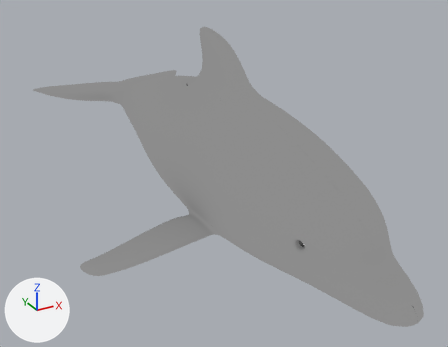
One commit to the Blender file Dolphin Game/Assets/Art Department/Dolphin/dolphin_rig.blend: the scene before it, then after it.
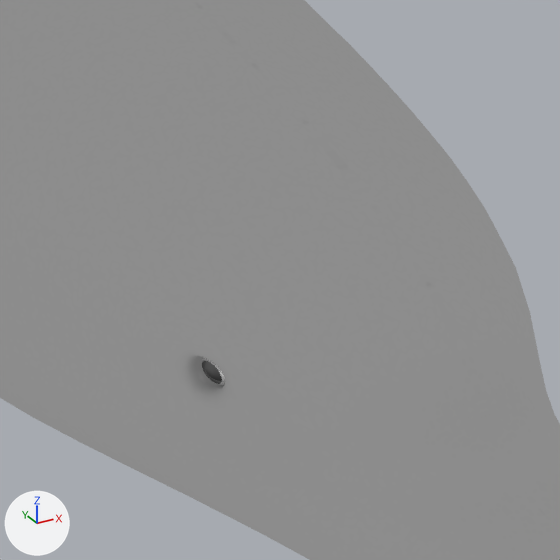
Each version appears first whole from a camera (50 mm lens) standing at (-4.39, -8.42, 3.64) and looking at (0.12, -0.23, -0.46), and next in a close-up on the part from 55% to 88% of the width and 41% to 85% of the height. Every picture has the same lights, and +X, +Y and +Z are marked at lower left.

The older version as bpy lines, for what is in view:
```python
me_cube = bpy.data.meshes.new('Cube')
me_cube.from_pydata(...)  # 289 vertices, 270 faces; spans x 0.0..2.61, y -4.73..5.15, z -1.35..1.96
me_cube.polygons.foreach_set('use_smooth', [True] * 270)
# faces by material slot: [142, 48, 80]
me_cube.materials.append(mat_haut)  # picture img_dolphin_alb_png
me_cube.materials.append(mat_eye_innen)
me_cube.materials.append(mat_eye_aussen)  # white #e7e7e7
ob_delphin = bpy.data.objects.new('Delphin', me_cube)
ob_delphin.location = (0.0, 0.0, 0.0)
_m = ob_delphin.modifiers.new('Mirror', 'MIRROR')
_m.use_clip = True
_m = ob_delphin.modifiers.new('Subsurf', 'SUBSURF')
_m.levels = 3
_m.render_levels = 3
```
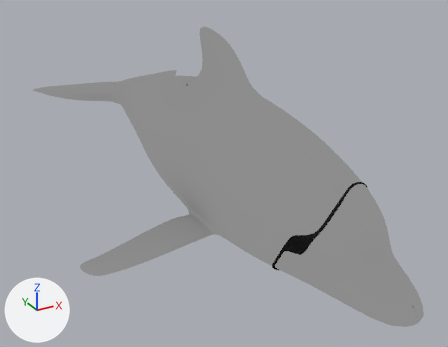
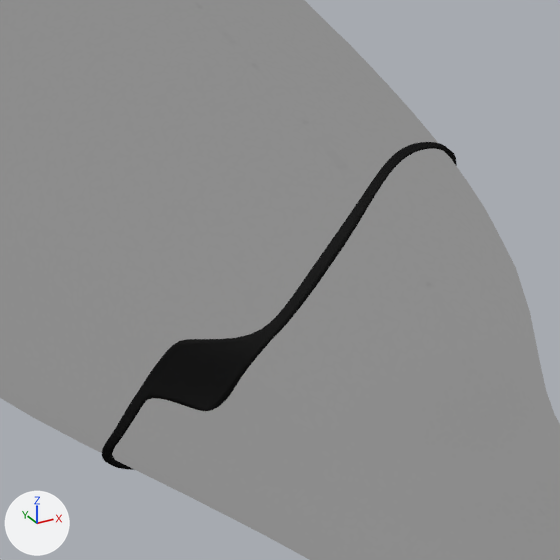
Commit message: delphin update

Pixel boxes [x1, y1, x2, y2] of what changed, in the close-ups (560 x 560 px):
```json
{"object": "Augenklappe", "change": "added", "after": [102, 142, 457, 470], "on screen": "black"}
{"part": 1, "of": "me_cube", "change": "added", "after": [0, 0, 560, 560]}
```

The change, as JSON lines over the scene's bpy script:
```json
{"block": "me_cube", "where": "# used by ob_delphin; location = (0.0, 0.0, 0.0)"}
{"op": "remove", "block": "me_cube", "code": "me_cube.from_pydata(...)  # 289 vertices, 270 faces; spans x 0.0..2.61, y -4.73..5.15, z -1.35..1.96"}
{"op": "add", "block": "me_cube", "code": "me_cube.from_pydata(...)  # 545 vertices, 540 faces; spans x -2.61..2.61, y -4.73..5.15, z -1.35..1.96"}
{"block": "me_cube", "change": "me_cube part 1"}
{"block": "me_cube", "change": "122 vertices are added at x -2.61..-0.02, y -4.73..5.15, z -1.35..1.96"}
{"block": "me_cube", "change": "5 new vertices lie (-0.33, 0.0, 0.0) away from vertices in x 0.0, y -2.41..1.54, z -0.83..1.04"}
{"block": "me_cube", "change": "142 new faces join them, mat_haut (picture img_dolphin_alb_png)"}
{"op": "add", "block": "me_cube_001", "code": ["me_cube_001 = bpy.data.meshes.new('Cube.001')", "me_cube_001.from_pydata(...)  # 60 vertices, 32 faces; spans x -0.73..0.8, y -3.56..-2.77, z -0.77..0.51", "me_cube_001.polygons.foreach_set('use_smooth', [True] * 32)", "me_cube_001.materials.append(mat_material)  # black #1d1d1d"]}
{"op": "remove", "block": "ob_delphin", "code": "_m = ob_delphin.modifiers.new('Mirror', 'MIRROR')"}
{"op": "remove", "block": "ob_delphin", "code": "_m.use_clip = True"}
{"op": "add", "block": "ob_augenklappe", "code": ["ob_augenklappe = bpy.data.objects.new('Augenklappe', me_cube_001)", "ob_augenklappe.location = (0.0, 0.0, 0.0)", "_m = ob_augenklappe.modifiers.new('Subsurf', 'SUBSURF')", "_m.levels = 3", "_m.render_levels = 3", "_m = ob_augenklappe.modifiers.new('Solidify', 'SOLIDIFY')", "_m.thickness = 0.039", "_m.nonmanifold_thickness_mode = 'FIXED'", "_m.nonmanifold_merge_threshold = 0.0003"]}
```
